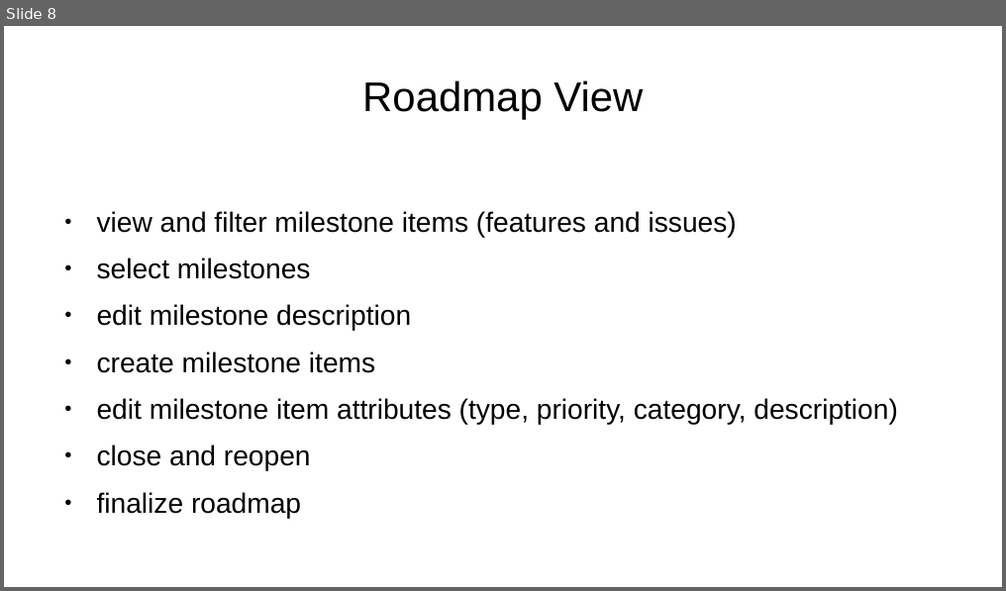
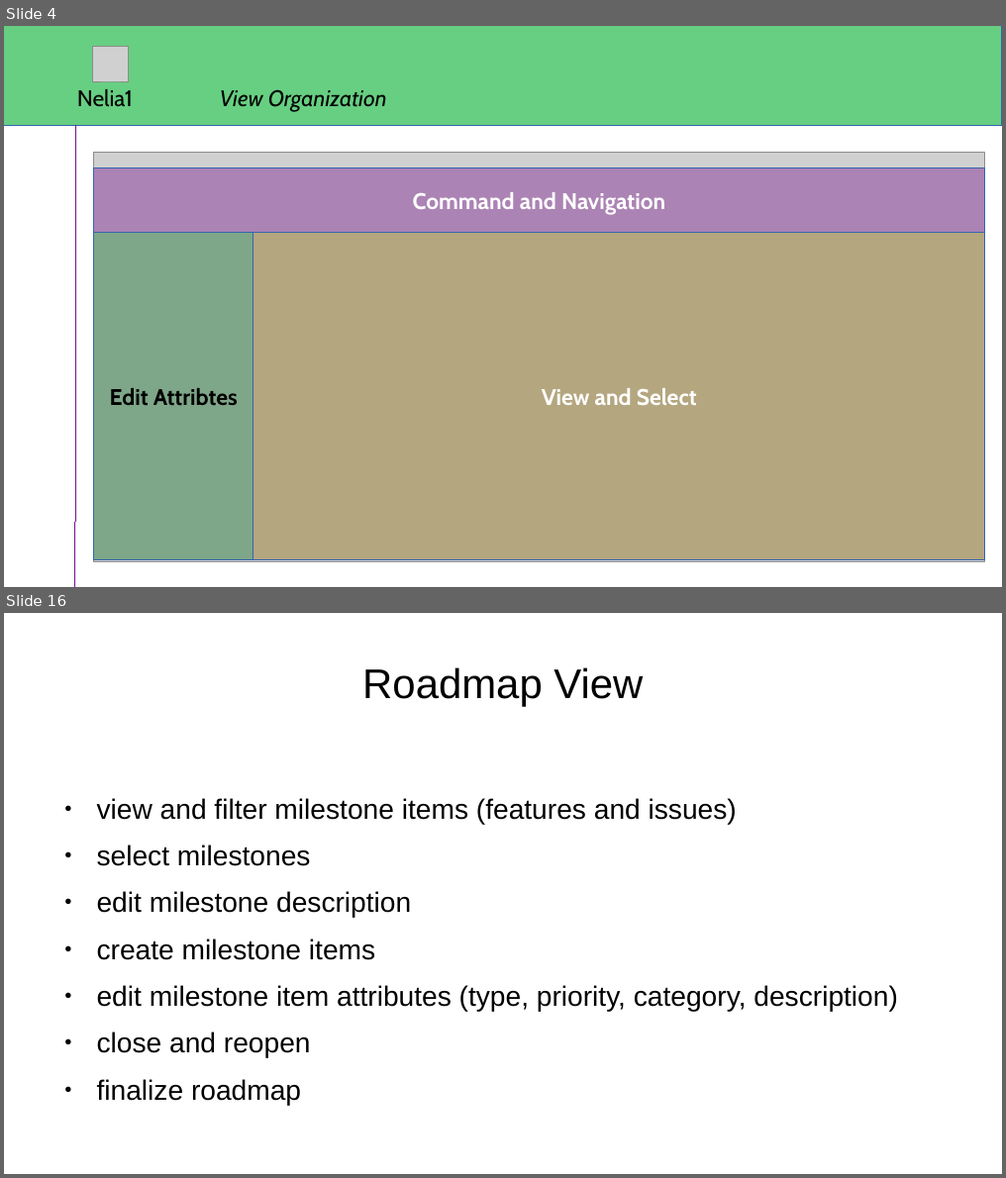
Before and after one commit to skriticos/nelia1, a slide deck: video/nelia1-presentation.odp. Shown one above the other, each under a label of ours: slide 8 before the commit, slides 4 and 16 after it; the slides between them are not shown. The pictures are 1006x591 and 1006x1178 pixels, drawn with LibreOffice and Linux fonts; fonts in the diff are those of the drawing; grey boxes stand for pictures. Boxes give left, top, right and bottom in pixels: in the first picture for what was removed or moved away, otherwise in the second. Text is boxed around its words. In the diff, an @@ line names an element or a change of style, - is before the commit and + after.

```diff
--- a/video/nelia1-presentation.odp
+++ b/video/nelia1-presentation.odp
@@ slide 4 added at <box>4,26,1002,587</box>, background #FFFFFF @@
@@ rectangle added at <box>4,26,1002,126</box>, fill #67CF82, outline #3465AF 0 pt @@
@@ picture added at <box>93,46,128,81</box> @@
@@ text added at <box>77,89,133,107</box>, 18 pt, text #000000 @@
+Nelia1
@@ text added at <box>220,89,387,112</box>, 18 pt, text #000000, italic @@
+View Organization
@@ line added from (75, 587) to (75, 126), #74108C 0 pt @@
@@ picture added at <box>94,152,985,563</box> @@
@@ rectangle added at <box>94,169,985,233</box>, fill #74108C at 40% opacity, outline #3465AF 0 pt, 18 pt, text #FFFFFF, bold @@
+Command and Navigation
@@ rectangle added at <box>94,233,253,561</box>, fill #05681F at 40% opacity, outline #3465AF 0 pt, 18 pt, text #000000, bold @@
+Edit Attribtes
@@ rectangle added at <box>253,233,986,561</box>, fill #8B6706 at 40% opacity, outline #3465AF 0 pt, 18 pt, text #FFFFFF, bold @@
+View and Select
@@ what was slide 8 is now slide 16 @@
```
Also in this commit, not shown: 3 slides changed, 12 other slides added, 5 slides removed.
